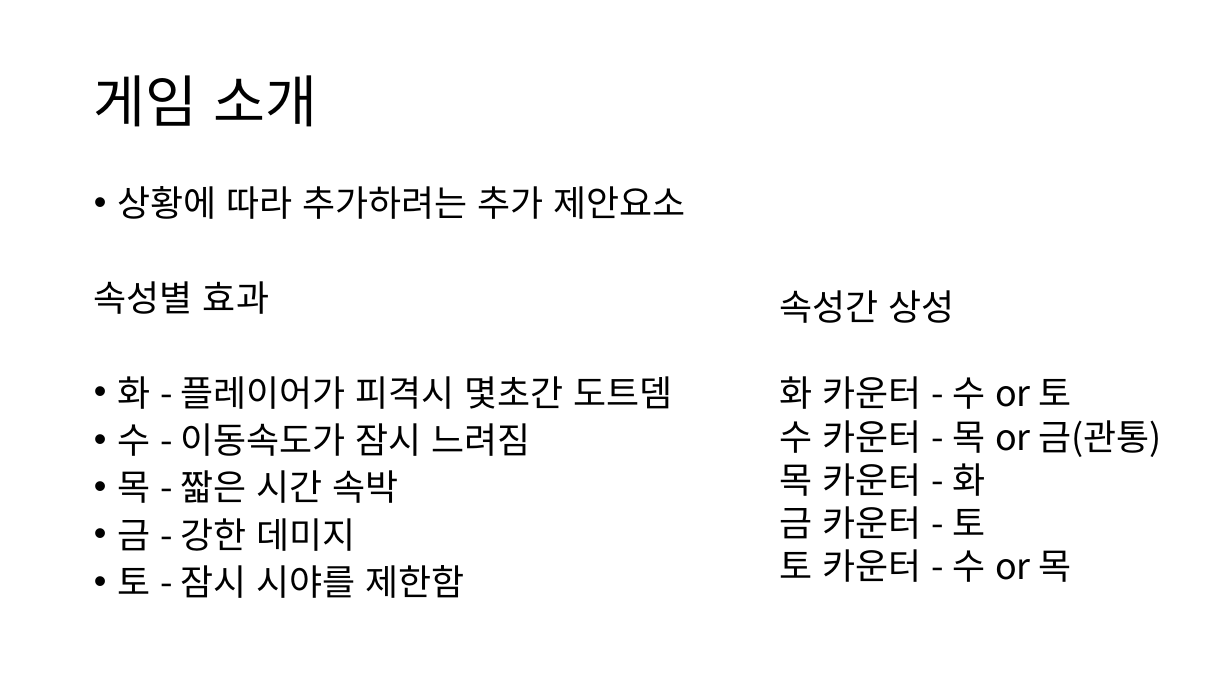
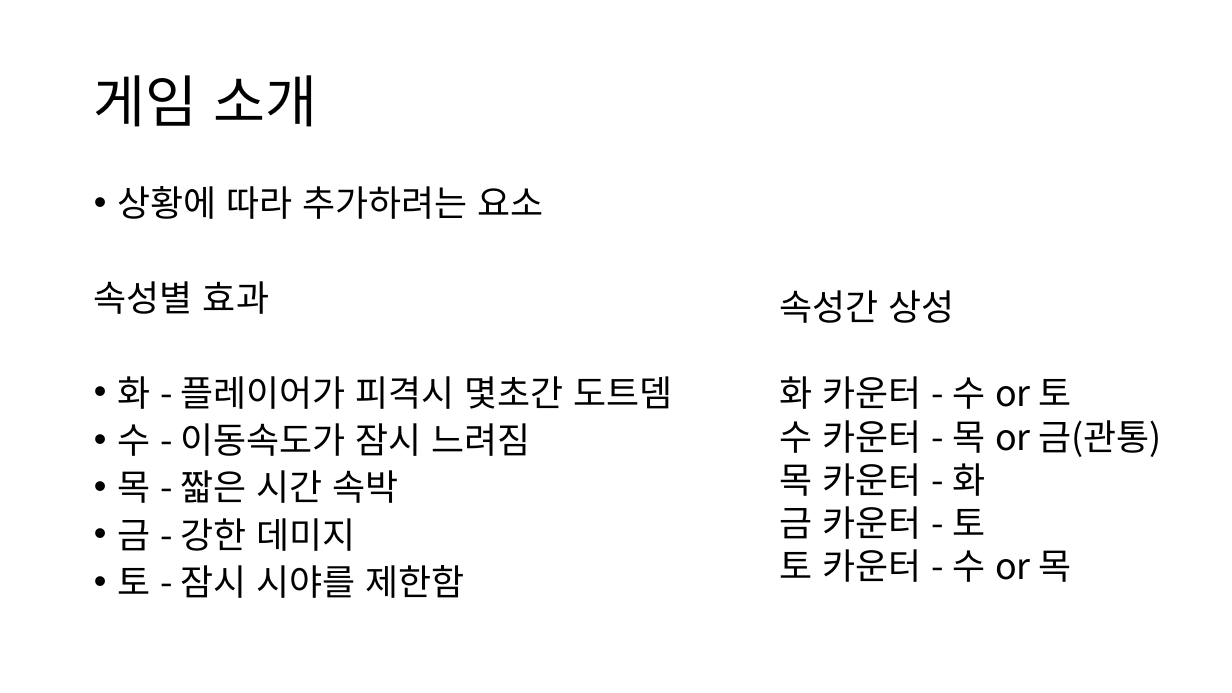
Before and after one commit to maru3172/ProjectJJ, a slide deck: slide 5 of Temp/HG/졸업작품 PPT.pptx. Drawn at 1232x693 pixels with LibreOffice and Linux fonts; fonts in the diff are those of the drawing. Boxes give left, top, right and bottom in pixels: in the first picture for what was removed or moved away, otherwise in the second. Text is boxed around its words. In the diff, an @@ line names an element or a change of style, - is before the commit and + after.

```diff
--- a/Temp/HG/졸업작품 PPT.pptx
+++ b/Temp/HG/졸업작품 PPT.pptx
@@ text at (117,186,543,219): text changed @@
-• 상황에 따라 추가하려는 추가 제안요소
+• 상황에 따라 추가하려는 요소
```
Also in this commit, not shown: 4 other slides changed, 1 other file.
